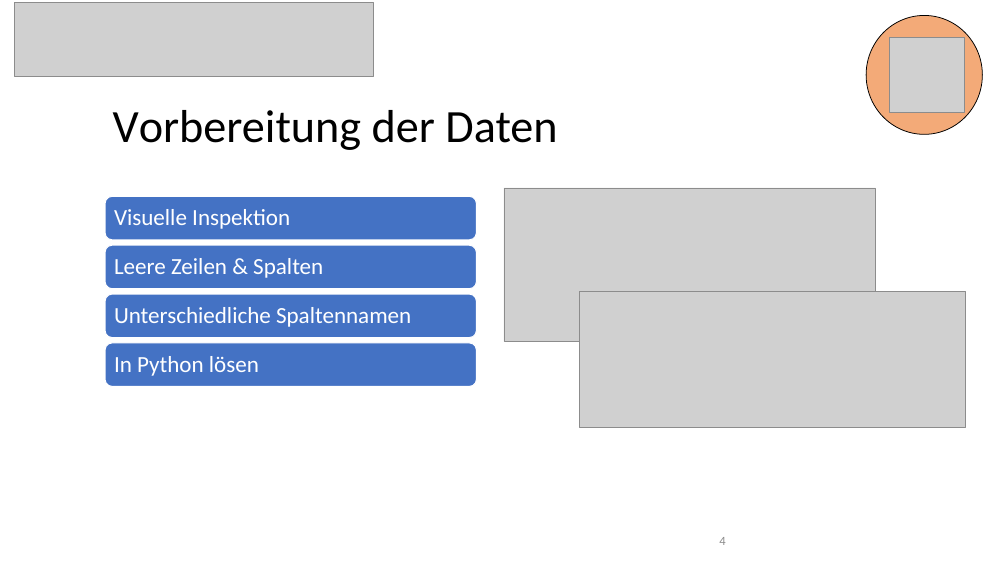
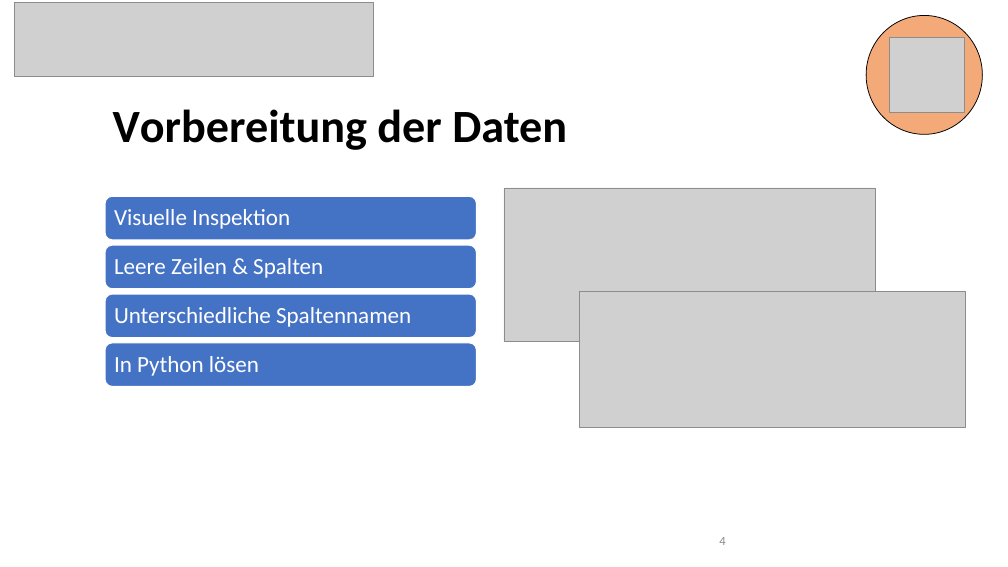
Before and after one commit to 7ben18/FHNW_Steinschlagrisiko, a slide deck: slide 4 of Praesentation/Steinschlagrisiko_Präsentation.pptx. Drawn at 1008x567 pixels with LibreOffice and Linux fonts; fonts in the diff are those of the drawing; grey boxes stand for pictures. Boxes give left, top, right and bottom in pixels: in the first picture for what was removed or moved away, otherwise in the second. Text is boxed around its words. In the diff, an @@ line names an element or a change of style, - is before the commit and + after.

```diff
--- a/Praesentation/Steinschlagrisiko_Präsentation.pptx
+++ b/Praesentation/Steinschlagrisiko_Präsentation.pptx
@@ title "Vorbereitung der Daten" at [113, 109, 567, 150]: bold on @@
```
Also in this commit, not shown: 21 other slides changed.
